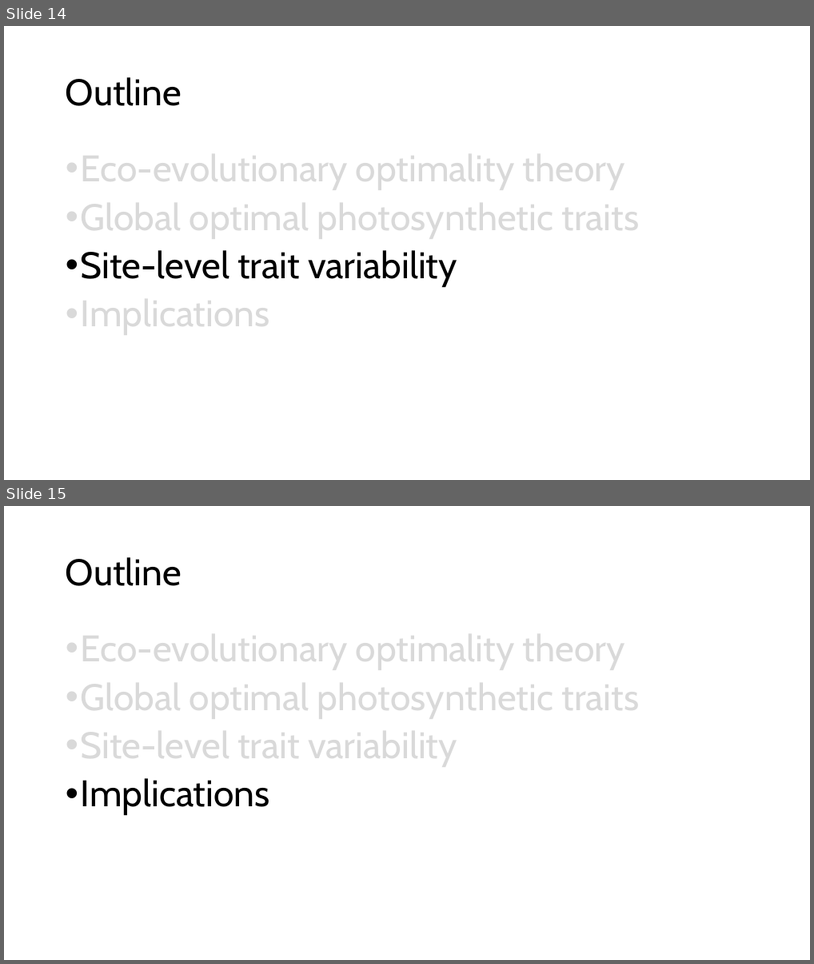
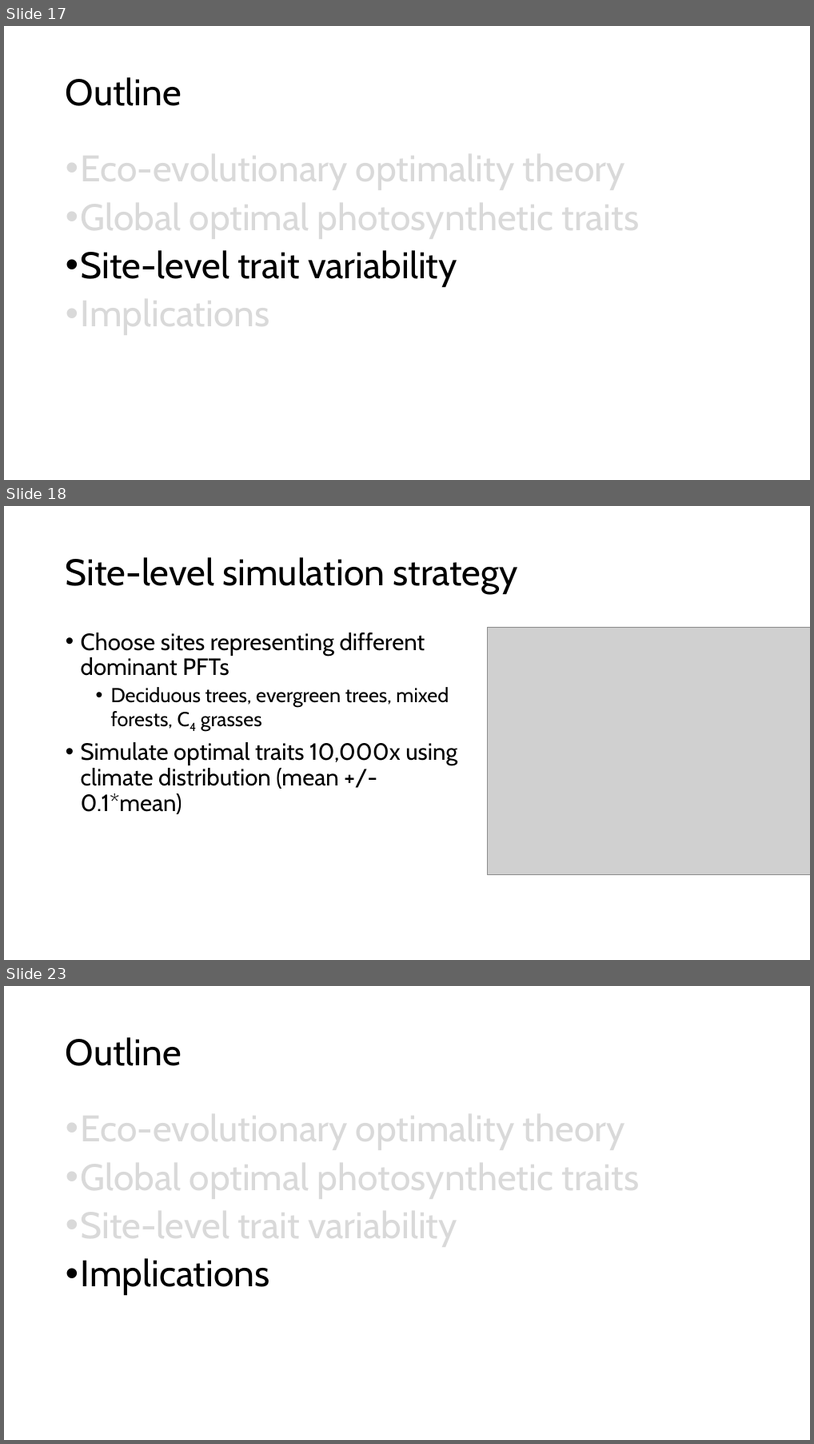
Before and after one commit to SmithEcophysLab/egu_2026, a slide deck: src/egu2026_optphoto_smith.pptx. Shown one above the other, each under a label of ours: slides 14 and 15 before the commit, slides 17, 18 and 23 after it; the slides between them are not shown. The pictures are 814x964 and 814x1444 pixels, drawn with LibreOffice and Linux fonts; fonts in the diff are those of the drawing; grey boxes stand for pictures. Boxes give left, top, right and bottom in pixels: in the first picture for what was removed or moved away, otherwise in the second. Text is boxed around its words. In the diff, an @@ line names an element or a change of style, - is before the commit and + after.

```diff
--- a/src/egu2026_optphoto_smith.pptx
+++ b/src/egu2026_optphoto_smith.pptx
@@ slide 18 added at bbox=[4, 506, 810, 960], background #FFFFFF @@
@@ title added at bbox=[66, 557, 518, 594], 44 pt, text #000000 @@
+Site-level simulation strategy
@@ text added at bbox=[81, 632, 458, 814], 28 pt, text #000000 @@
+• Choose sites representing different dominant PFTs
+  • Deciduous trees, evergreen trees, mixed forests, C4 grasses
+• Simulate optimal traits 10,000x using climate distribution (mean +/- 0.1*mean)
@@ picture added at bbox=[488, 627, 810, 875] @@
@@ what was slide 14 is now slide 17 @@
@@ what was slide 15 is now slide 23 @@
```
Also in this commit, not shown: 2 slides changed, 12 other slides added, 1 other file.
